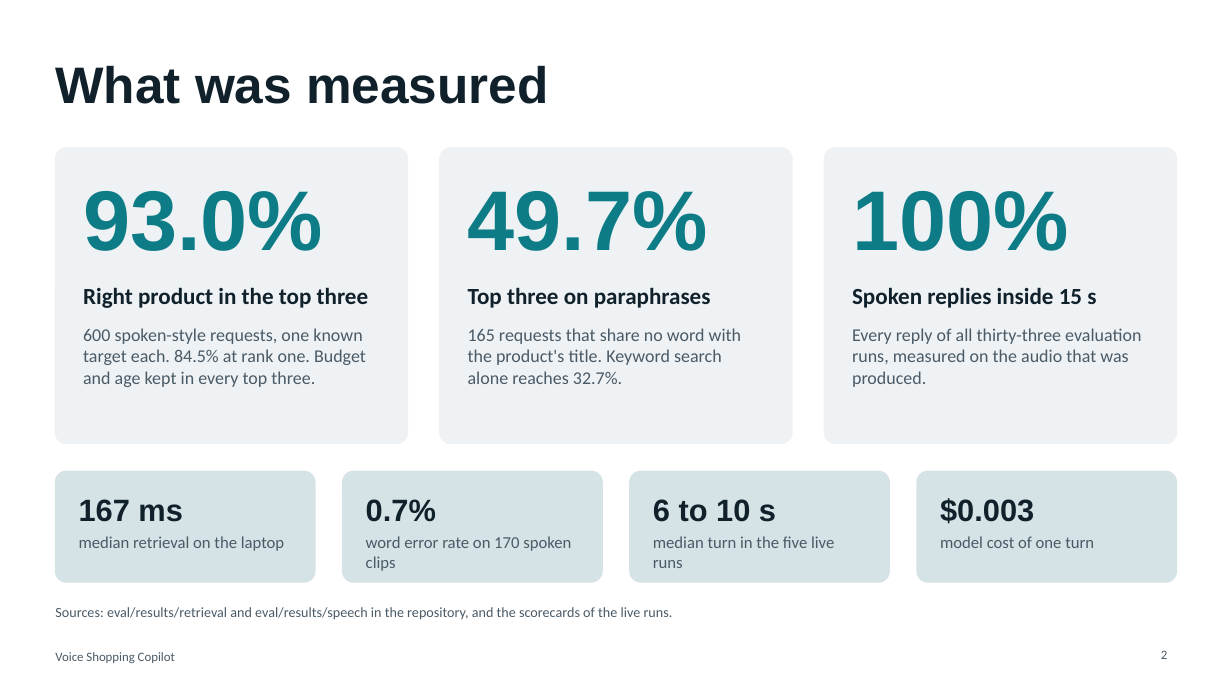
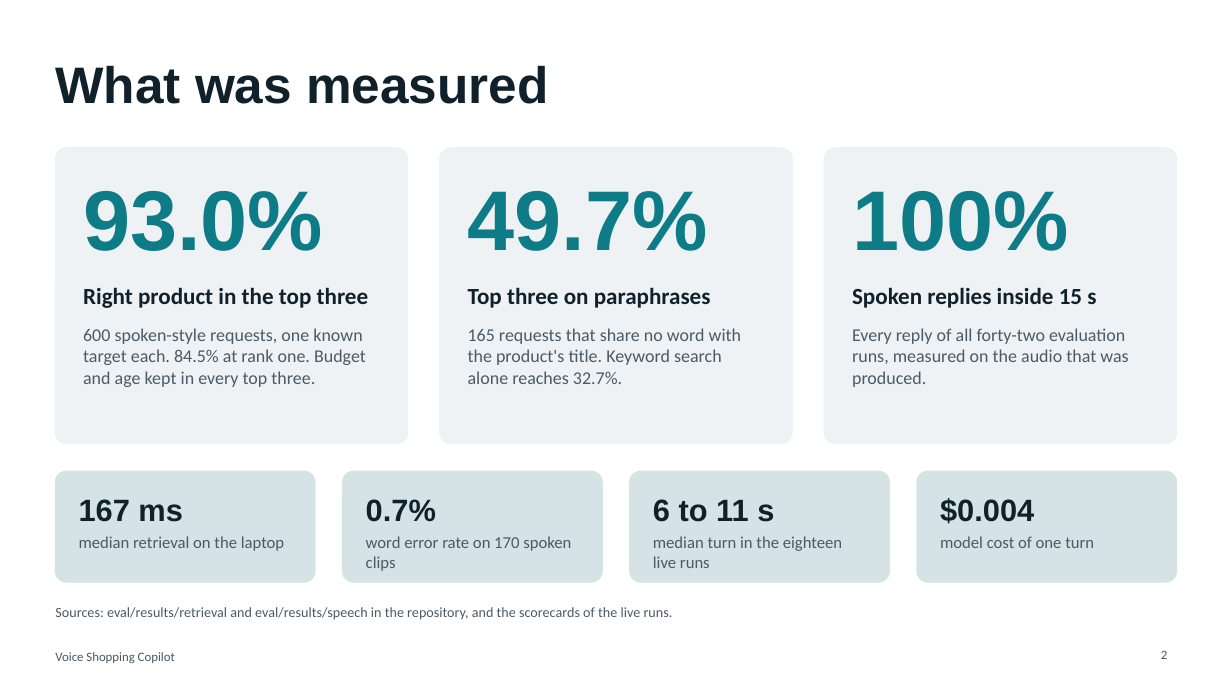
Before and after one commit to MohanLi/voice-shopping-copilot, a slide deck: slide 2 of docs/slides/Voice-Shopping-Copilot-demo.pptx. Drawn at 1232x693 pixels with LibreOffice and Linux fonts; fonts in the diff are those of the drawing. Boxes give left, top, right and bottom in pixels: in the first picture for what was removed or moved away, otherwise in the second. Text is boxed around its words. In the diff, an @@ line names an element or a change of style, - is before the commit and + after.

```diff
--- a/docs/slides/Voice-Shopping-Copilot-demo.pptx
+++ b/docs/slides/Voice-Shopping-Copilot-demo.pptx
@@ text at (x1=852, y1=328, x2=1128, y2=387): text changed @@
-Every reply of all thirty-three evaluation runs, measured on the audio that was produced.
+Every reply of all forty-two evaluation runs, measured on the audio that was produced.
@@ text at (x1=653, y1=499, x2=774, y2=522): text changed @@
-6 to 10 s
+6 to 11 s
@@ text at (x1=940, y1=498, x2=1034, y2=524): text changed @@
-$0.003
+$0.004
@@ text at (x1=653, y1=536, x2=842, y2=568): text changed @@
-median turn in the five live runs
+median turn in the eighteen live runs
```
Also in this commit, not shown: 2 other slides changed, 4 other files.
